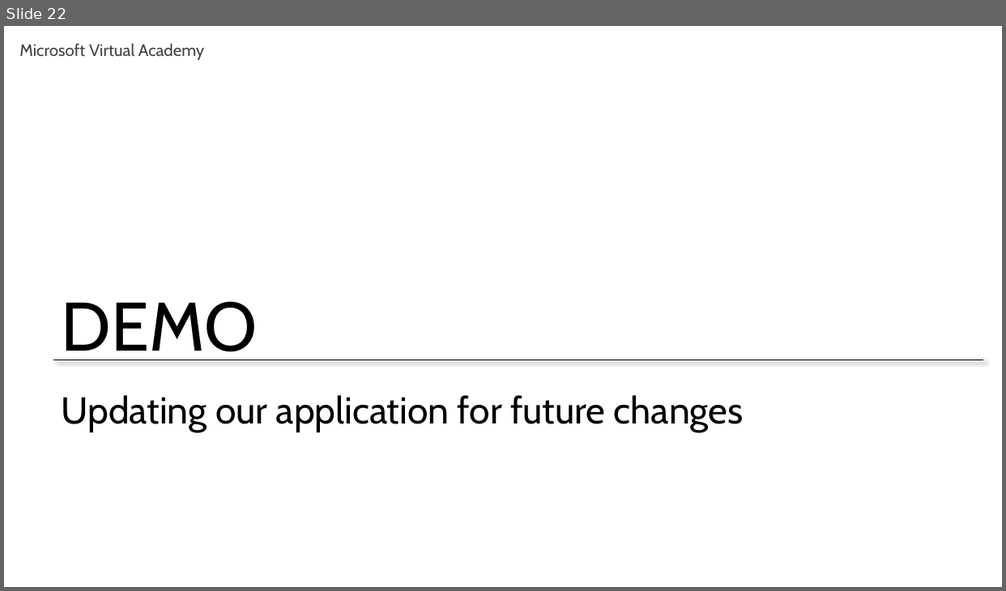
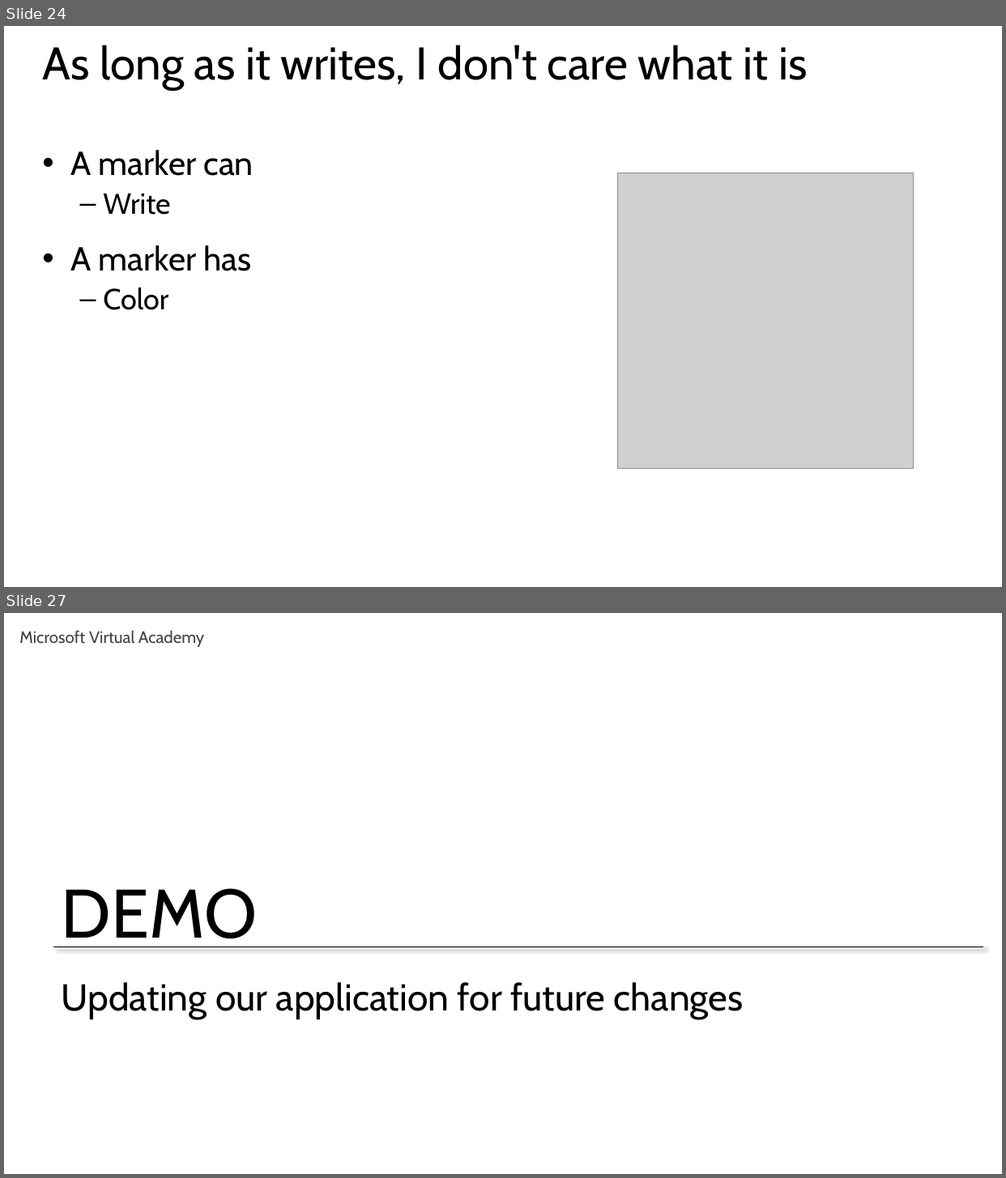
Before and after one commit to mkscala/AdvancedFlask, a slide deck: Slides/Module 2 - Object Oriented Programming.pptx. Shown one above the other, each under a label of ours: slide 22 before the commit, slides 24 and 27 after it; the slides between them are not shown. The pictures are 1006x591 and 1006x1178 pixels, drawn with LibreOffice and Linux fonts; fonts in the diff are those of the drawing; grey boxes stand for pictures. Boxes give left, top, right and bottom in pixels: in the first picture for what was removed or moved away, otherwise in the second. Text is boxed around its words. In the diff, an @@ line names an element or a change of style, - is before the commit and + after.

```diff
--- a/Slides/Module 2 - Object Oriented Programming.pptx
+++ b/Slides/Module 2 - Object Oriented Programming.pptx
@@ slide 24 added at box(4, 26, 1002, 587), background #FFFFFF @@
@@ title added at box(43, 45, 807, 90), 44 pt, text #000000 @@
+As long as it writes, I don't care what it is
@@ text added at box(70, 150, 253, 310), 32 pt, text #000000 @@
+• A marker can
+  – Write
+• A marker has
+  – Color
@@ picture added at box(618, 173, 914, 468) @@
@@ what was slide 22 is now slide 27 @@
```
Also in this commit, not shown: 10 slides changed, 4 other slides added, 3 other files.
